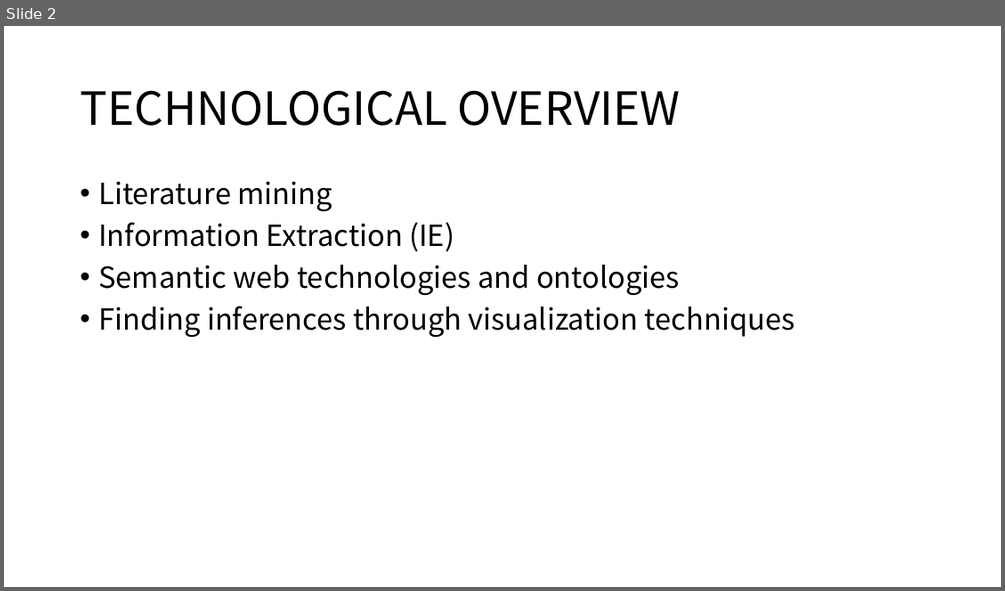
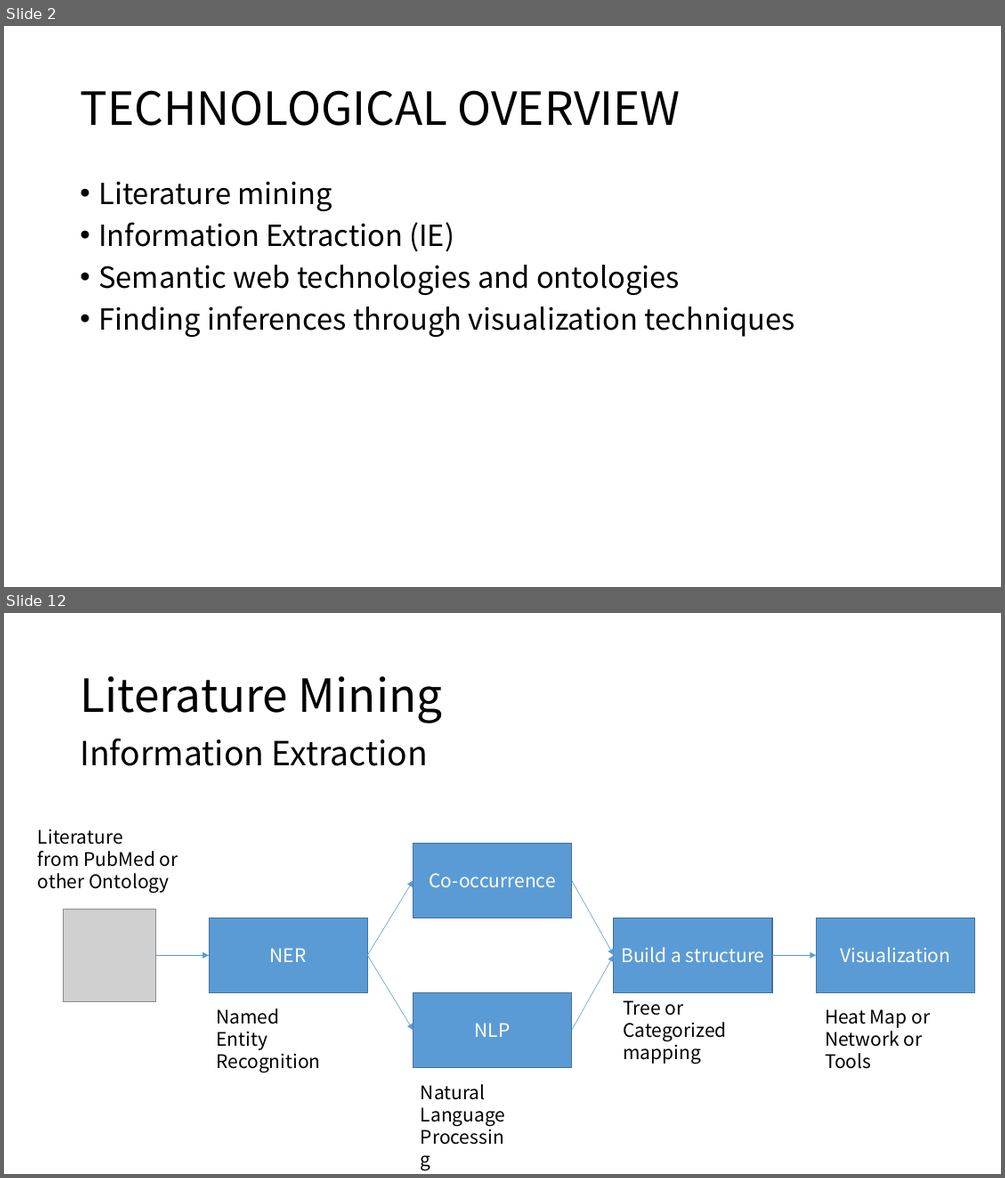
Before and after one commit to moklise/TIL, a slide deck: Review/[3] Literature mining, ontologies and information visualization for drug repurposing/Literature mining, ontologies and information visualization for.pptx. Shown one above the other, each under a label of ours: slide 2 before the commit, slides 2 and 12 after it; the slides between them are not shown. The pictures are 1005x591 and 1005x1178 pixels, drawn with LibreOffice and Linux fonts; fonts in the diff are those of the drawing; grey boxes stand for pictures. Boxes give left, top, right and bottom in pixels: in the first picture for what was removed or moved away, otherwise in the second. Text is boxed around its words. In the diff, an @@ line names an element or a change of style, - is before the commit and + after.

Commit message:
[Publication Review] Literature Mining2

```diff
--- a/Review/[3] Literature mining, ontologies and information visualization for drug repurposing/Literature mining, ontologies and information visualization for.pptx
+++ b/Review/[3] Literature mining, ontologies and information visualization for drug repurposing/Literature mining, ontologies and information visualization for.pptx
@@ slide 12 added at [4,613,1001,1174], background #FFFFFF @@
@@ title added at [80,676,442,723], 44 pt, text #000000 @@
+Literature Mining
@@ text added at [80,738,428,766], 32 pt, text #000000 @@
+Information Extraction
@@ text added at [38,829,178,893], 18 pt, text #000000 @@
+Literature
+from PubMed or
+other Ontology
@@ rectangle added at [413,844,572,918], fill #5B9BD5, outline #43739E 1 pt, 18 pt, text #FFFFFF @@
+Co-occurrence
@@ arrow added from (367, 956) to (413, 881), #5B9BD5 0.5 pt @@
@@ arrow added from (572, 881) to (614, 956), #5B9BD5 0.5 pt @@
@@ picture added at [64,909,156,1002] @@
@@ rectangle added at [209,918,367,993], fill #5B9BD5, outline #43739E 1 pt, 18 pt, text #FFFFFF @@
+NER
@@ rectangle added at [614,918,772,993], fill #5B9BD5, outline #43739E 1 pt, 18 pt, text #FFFFFF @@
+Build a structure
@@ rectangle added at [816,918,975,993], fill #5B9BD5, outline #43739E 1 pt, 18 pt, text #FFFFFF @@
+Visualization
@@ arrow added from (156, 956) to (209, 956), #5B9BD5 0.5 pt @@
@@ arrow added from (367, 956) to (413, 1030), #5B9BD5 0.5 pt @@
@@ arrow added from (572, 1030) to (614, 956), #5B9BD5 0.5 pt @@
@@ arrow added from (773, 956) to (816, 956), #5B9BD5 0.5 pt @@
@@ text added at [216,1008,320,1073], 18 pt, text #000000 @@
+Named
+Entity
+Recognition
@@ rectangle added at [413,993,572,1068], fill #5B9BD5, outline #43739E 1 pt, 18 pt, text #FFFFFF @@
+NLP
@@ text added at [623,1000,726,1064], 18 pt, text #000000 @@
+Tree or
+Categorized mapping
@@ text added at [825,1009,930,1069], 18 pt, text #000000 @@
+Heat Map or
+Network or
+Tools
@@ text added at [421,1084,506,1126], 18 pt, text #000000 @@
+Natural
+Language
+Processing
```
Also in this commit, not shown: 6 slides changed, 5 other slides added, 1 slide removed.
